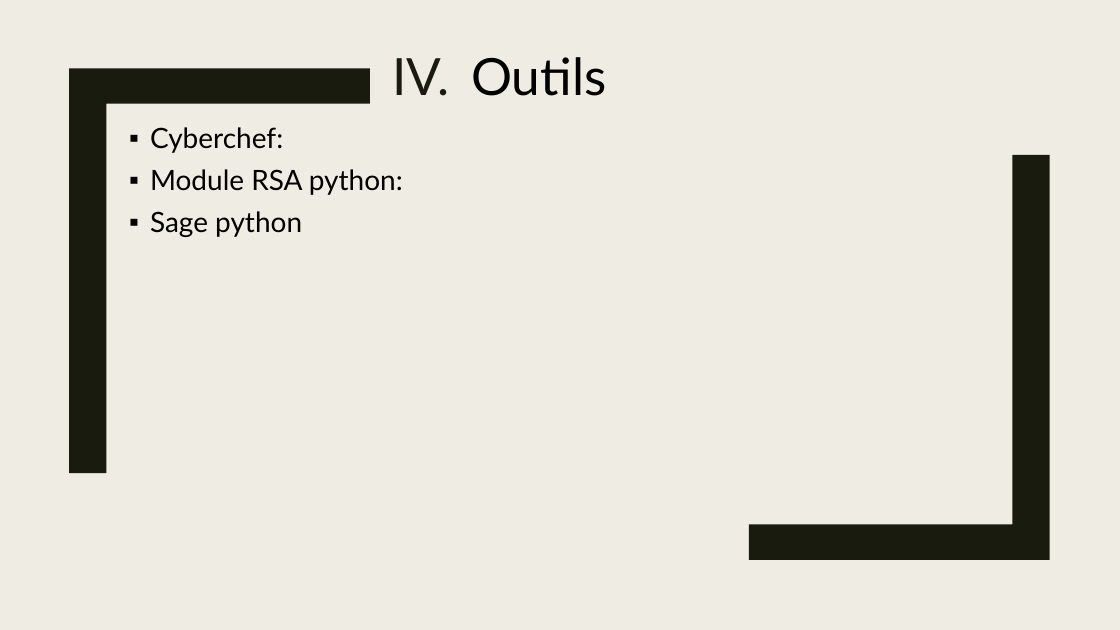
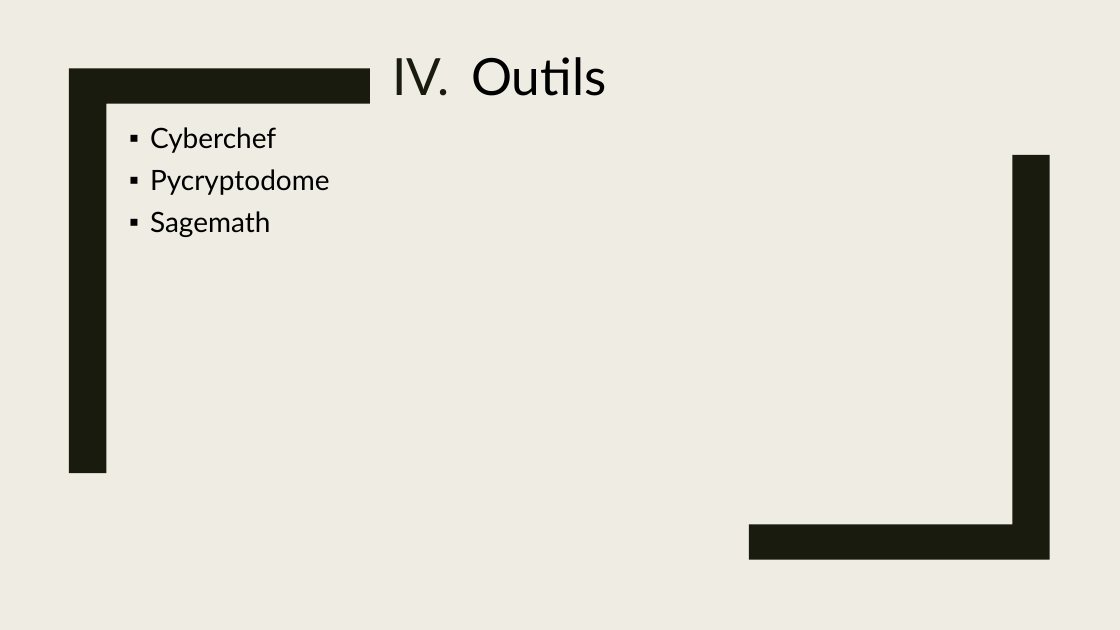
Before and after one commit to Chaman-veteran/wocsa_crypto, a slide deck: slide 10 of presentation.pptx. Drawn at 1120x630 pixels with LibreOffice and Linux fonts; fonts in the diff are those of the drawing. Boxes give left, top, right and bottom in pixels: in the first picture for what was removed or moved away, otherwise in the second. Text is boxed around its words. In the diff, an @@ line names an element or a change of style, - is before the commit and + after.

```diff
--- a/presentation.pptx
+++ b/presentation.pptx
@@ freeform shape at box(69, 68, 370, 473): outline redrawn @@
@@ subtitle at box(150, 127, 330, 237): text changed @@
-▪ Cyberchef:
-▪ Module RSA python:
-▪ Sage python
+▪ Cyberchef
+▪ Pycryptodome
+▪ Sagemath
```
Also in this commit, not shown: 9 other slides changed.
